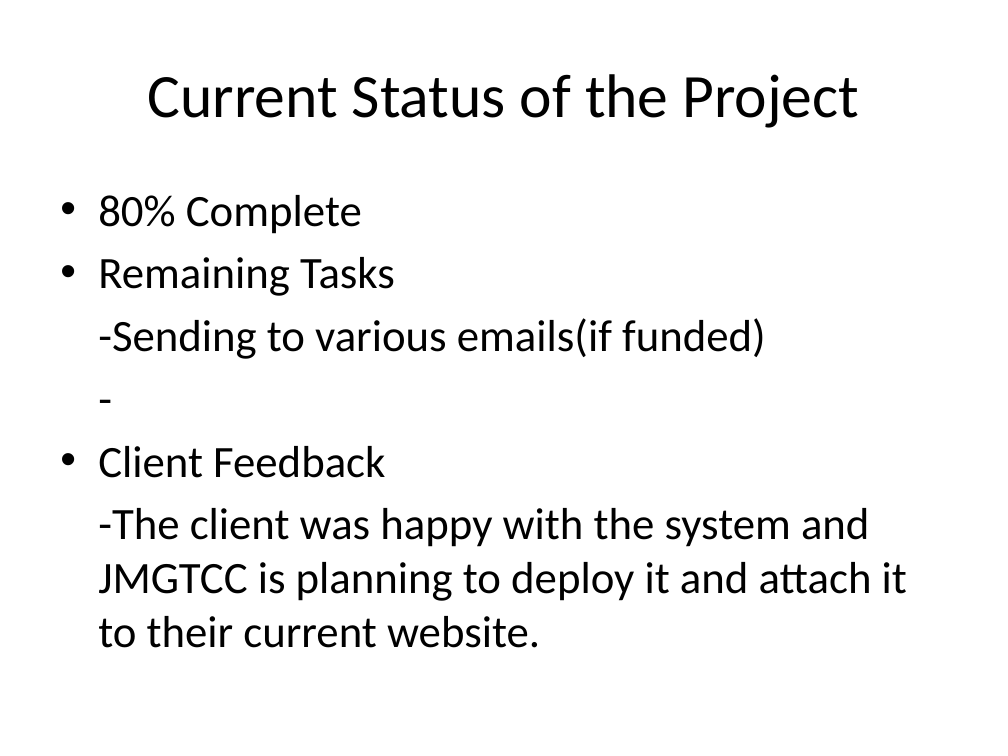
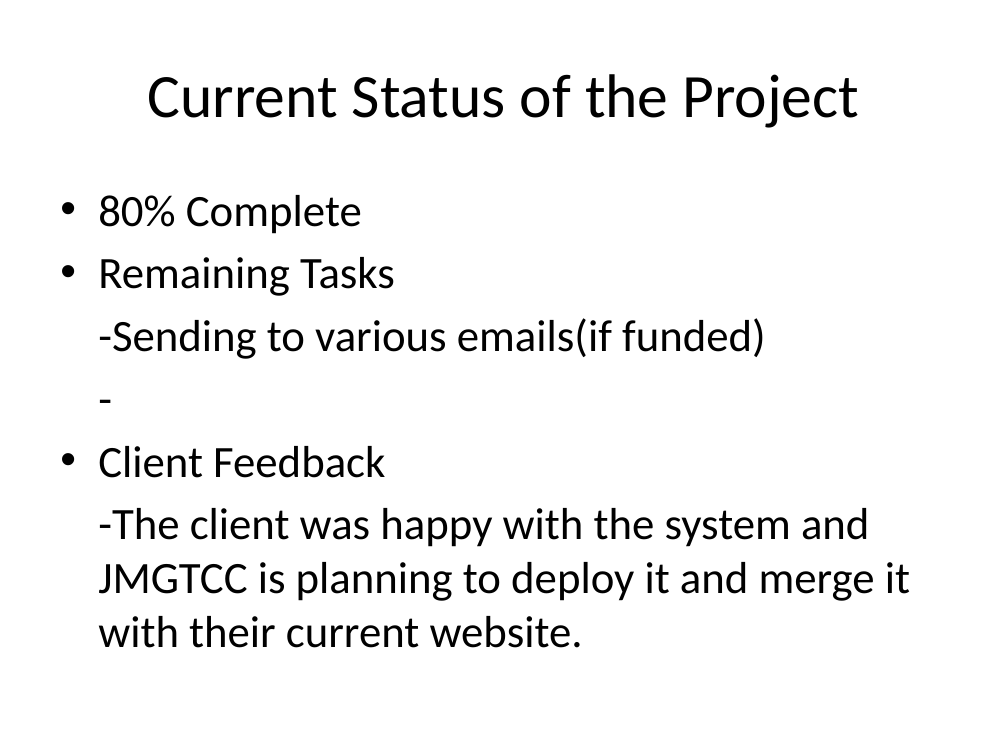
Before and after one commit to joegeneq/apc-softdev-it111-04, a slide deck: slide 9 of documentation/softdev/JMGTCC Travel Arrangement and Appointment System(Initial).pptx. Drawn at 1008x756 pixels with LibreOffice and Linux fonts; fonts in the diff are those of the drawing. Boxes give left, top, right and bottom in pixels: in the first picture for what was removed or moved away, otherwise in the second. Text is boxed around its words. In the diff, an @@ line names an element or a change of style, - is before the commit and + after.

Commit message:
Updated initial presentation.

```diff
--- a/documentation/softdev/JMGTCC Travel Arrangement and Appointment System(Initial).pptx
+++ b/documentation/softdev/JMGTCC Travel Arrangement and Appointment System(Initial).pptx
@@ text at [98,508,910,648]: text changed @@
--The client was happy with the system and JMGTCC is planning to deploy it and attach it to their current website.
+-The client was happy with the system and JMGTCC is planning to deploy it and merge it with their current website.
```
